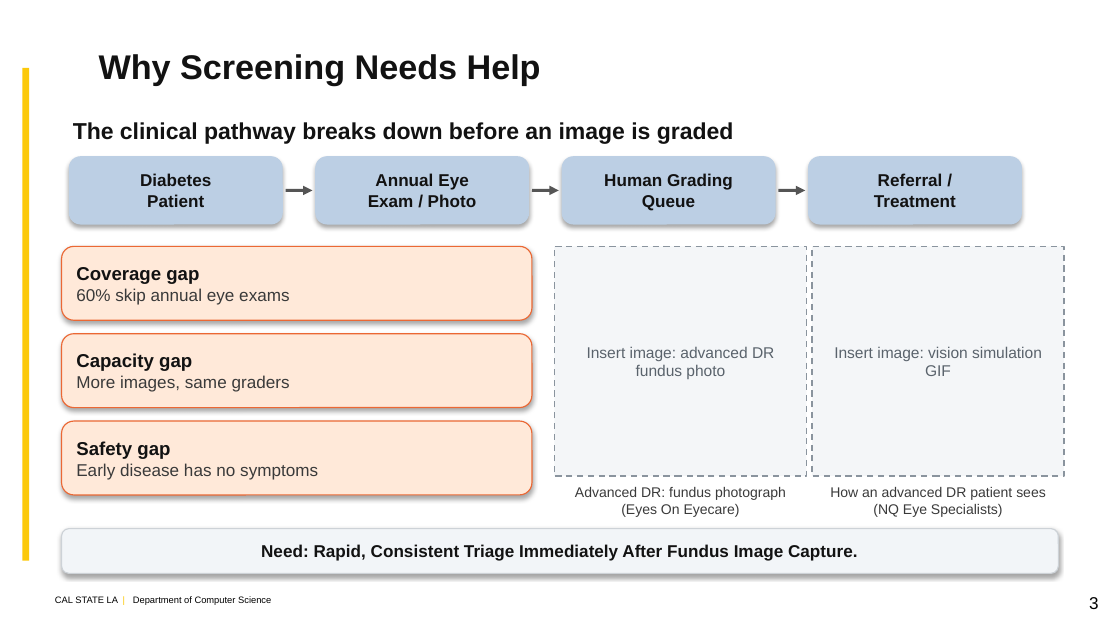
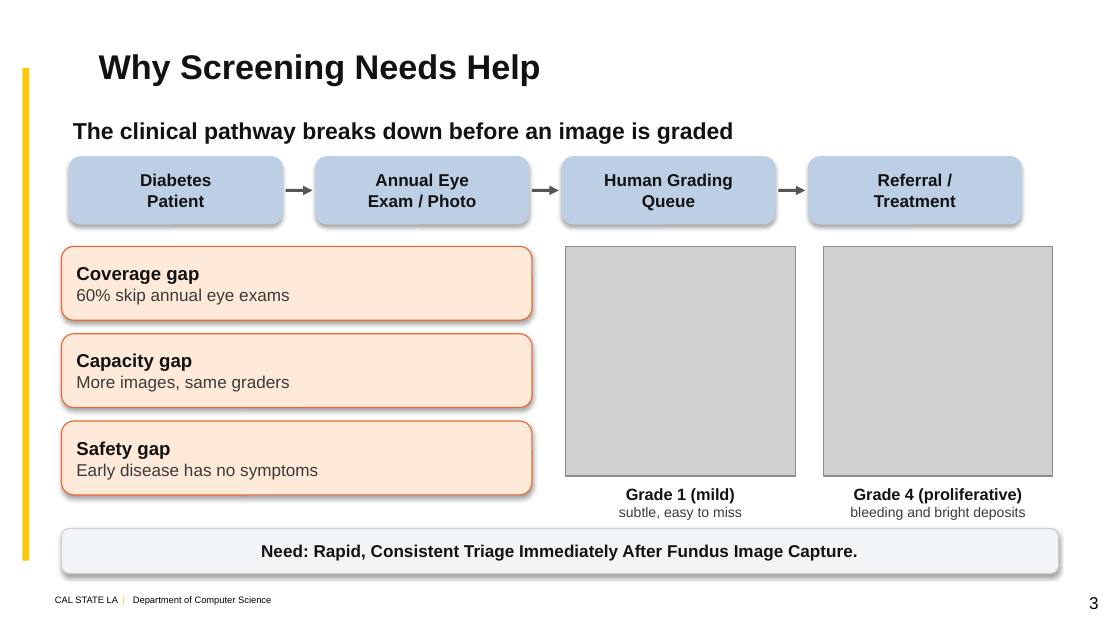
Before and after one commit to kazimab1/Early-DR, a slide deck: slide 3 of DR_Final_5min.pptx. Drawn at 1120x630 pixels with LibreOffice and Linux fonts; fonts in the diff are those of the drawing; grey boxes stand for pictures; background and template pictures are left out. Boxes give left, top, right and bottom in pixels: in the first picture for what was removed or moved away, otherwise in the second. Text is boxed around its words. In the diff, an @@ line names an element or a change of style, - is before the commit and + after.

```diff
--- a/DR_Final_5min.pptx
+++ b/DR_Final_5min.pptx
@@ rectangle removed at [554,246,806,476] @@
-Insert image: advanced DR fundus photo
@@ picture added at [566,246,795,476] @@
@@ rectangle removed at [812,246,1064,476] @@
-Insert image: vision simulation GIF
@@ picture added at [823,246,1053,476] @@
@@ text at [619,488,742,520]: text changed @@
-Advanced DR: fundus photograph (Eyes On Eyecare)
+Grade 1 (mild)
+subtle, easy to miss
@@ text at [850,488,1025,520]: text changed @@
-How an advanced DR patient sees (NQ Eye Specialists)
+Grade 4 (proliferative)
+bleeding and bright deposits
```
Also in this commit, not shown: 8 other slides changed, 1 slide added, 1 other file.
